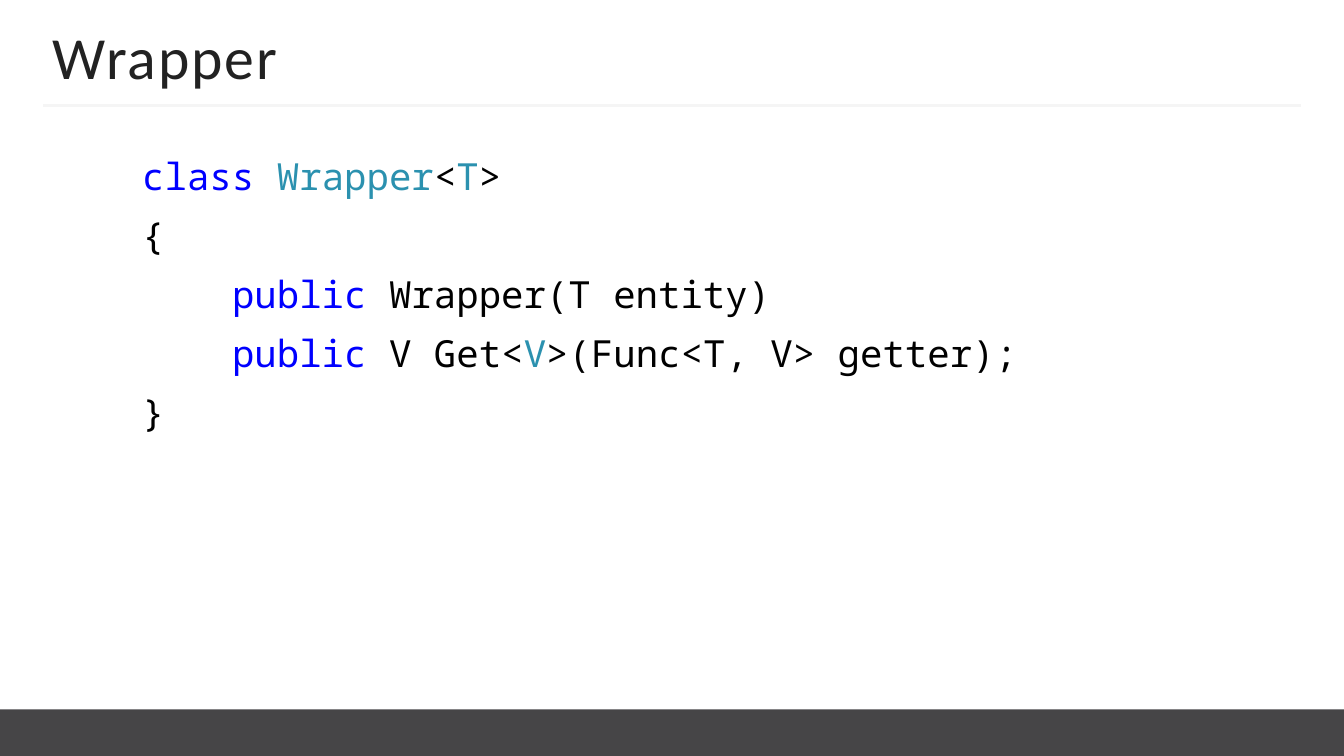
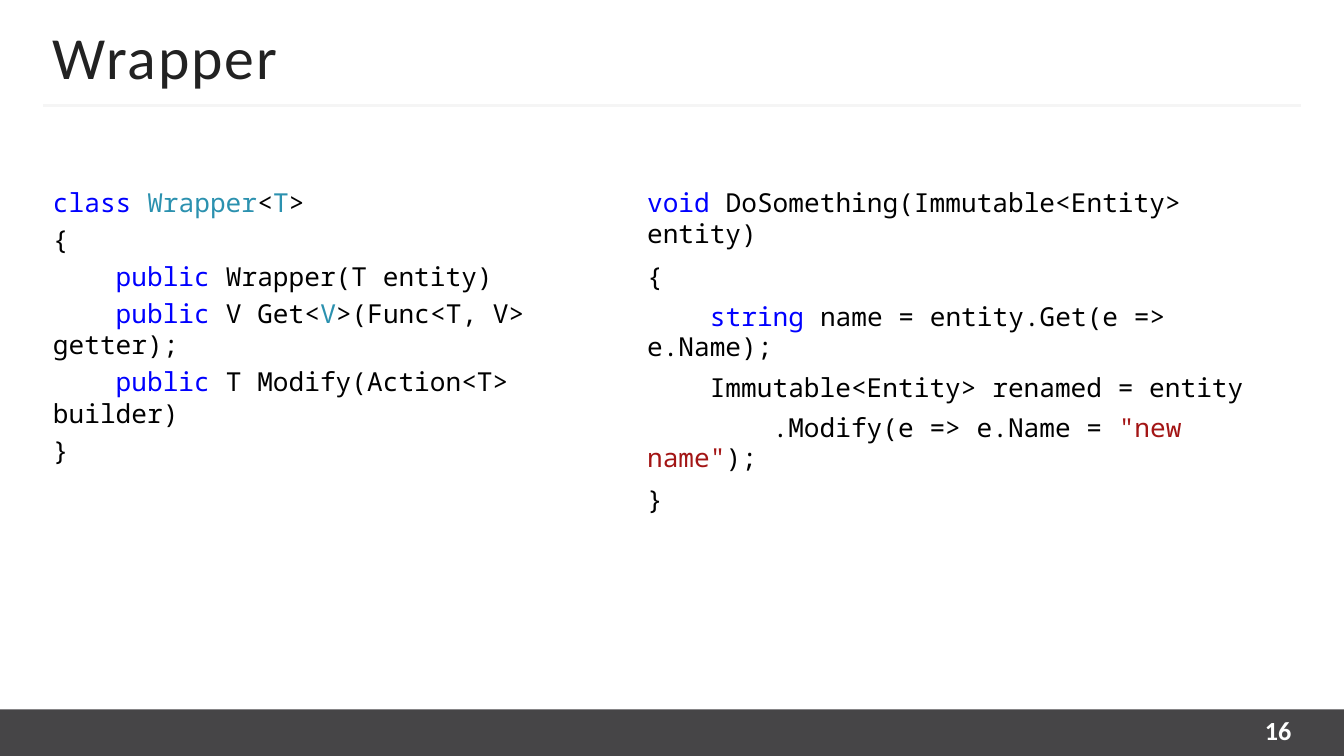
Before and after one commit to kugushev/presentations, a slide deck: slide 16 of Presentation Subbotnik.pptx. Drawn at 1344x756 pixels with LibreOffice and Linux fonts; fonts in the diff are those of the drawing; background and template pictures are left out. Boxes give left, top, right and bottom in pixels: in the first picture for what was removed or moved away, otherwise in the second. Text is boxed around its words. In the diff, an @@ line names an element or a change of style, - is before the commit and + after.

```diff
--- a/Presentation Subbotnik.pptx
+++ b/Presentation Subbotnik.pptx
@@ text "class Wrapper<T>": place and size @@
-text "class Wrapper<T>" at (142,161,1017,376)
+text "class Wrapper<T>" at (53,192,524,427)
@@ text at (53,192,524,361): size 20 to 14 pt in "class Wrapper<T>", "{", "public Wrapper(T entity)", "public V Get<V>(Func<T, V> getter);" and 1 more places; line spacing 0.9 to 1; less space between paragraphs @@
@@ text added at (647,192,1243,444), 14 pt, text #000000 @@
+void DoSomething(Immutable<Entity> entity)
+{
+string name = entity.Get(e => e.Name);
+Immutable<Entity> renamed = entity
+.Modify(e => e.Name = "new name");
+}
@@ text at (53,371,508,427): paragraph added @@
+public T Modify(Action<T> builder)
@@ page number added at (1265,722,1291,740), 14 pt, text #FEFEFE, bold @@
+16
```
Also in this commit, not shown: 36 other slides changed, 5 other files.
